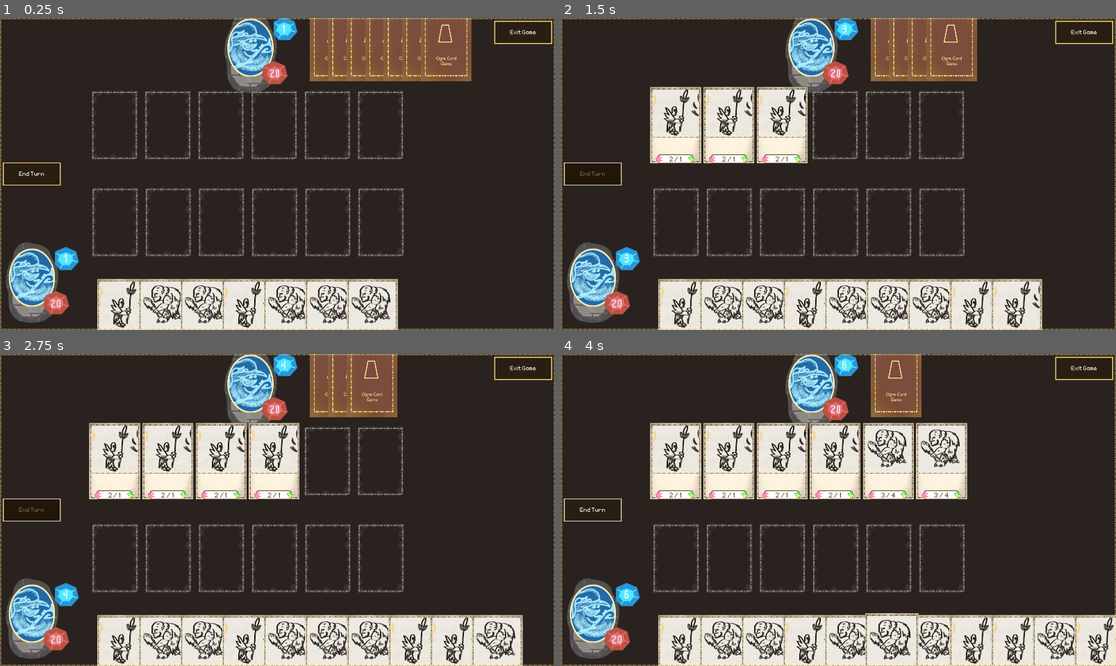
Above: before the commit, frames 1-4 (two rows, left to right).
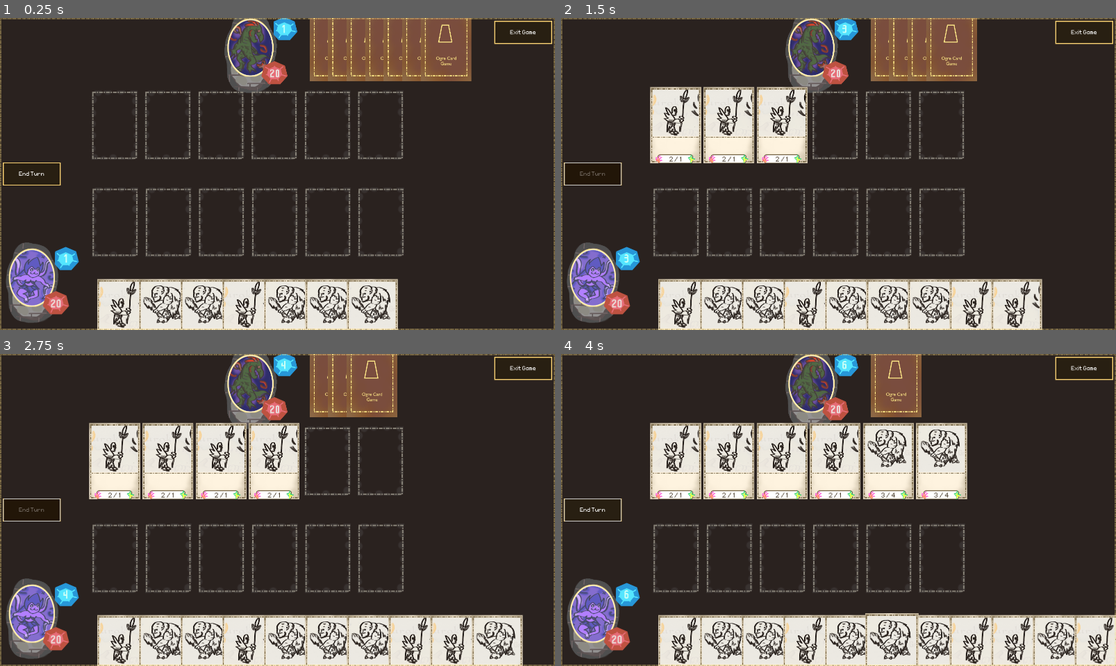
Above: after the commit, the same moments.

Repository: OttoElomaa/Godot-4-Ogre-Card-Game
Game: Godot game, scene res://GameScenes/main.tscn
Two runs of this game, one before a commit and one after it. Both use one fixed random seed, a clock stepped at 60 frames per second and the inputs below.
Inputs (mouse positions are in pixels of both pictures, inside the frame that each line leads up to):
- Up to frame 1 (0.25 s): no input
- Up to frame 2 (1.5 s): click (594, 174) at 0.5 s; click (594, 174) at 1.25 s
- Up to frame 3 (2.75 s): click (33, 510) at 2 s
- Up to frame 4 (4 s): tap Enter at 2.75 s; drag from (683, 653) to (849, 653) at 2.77 s; tap Space at 3.5 s; drag from (727, 653) to (894, 653) at 3.52 s

The runs differ from the first frame. In frame 1, 2.2% of the frame differs, in the area x 1-50%, y 0-93%; in frame 2, 2.2%; in frame 3, 2.2%; in frame 4, 2.2%.

Commit message:
Minor: added player and enemy portraits

Diff:
--- a/GameScenes/main.tscn
+++ b/GameScenes/main.tscn
@@ -1,10 +1,11 @@
-[gd_scene load_steps=14 format=3 uid="uid://d0m41055ikape"]
+[gd_scene load_steps=15 format=3 uid="uid://d0m41055ikape"]
 
 [ext_resource type="Script" uid="uid://b3w556kkvbcar" path="res://GameScenes/main.gd" id="1_8jxey"]
 [ext_resource type="Script" uid="uid://d0w7g3qrh1m43" path="res://GameScenes/cards_manager.gd" id="1_n4faa"]
 [ext_resource type="Script" uid="uid://doyn8i1dunq2s" path="res://GameScenes/battle_system.gd" id="2_8jxey"]
+[ext_resource type="Texture2D" uid="uid://bxb5pb37cma0m" path="res://Art/portrait-hero-01.png" id="3_8s1e5"]
 [ext_resource type="Texture2D" uid="uid://6b1b3mtorr35" path="res://Art/UI-border-ninepatchrect-texture.png" id="3_015nr"]
-[ext_resource type="Texture2D" uid="uid://b1gyte5n4pqp6" path="res://Art/portrait-sorcerer.png" id="3_hffy6"]
+[ext_resource type="Texture2D" uid="uid://m57jecwha7ix" path="res://Art/portrait-adversary-01.png" id="4_bw8dm"]
 [ext_resource type="PackedScene" uid="uid://b7sjbfq7abkga" path="res://GameScenes/tableCardSlot.tscn" id="4_c6j12"]
 [ext_resource type="StyleBox" uid="uid://jqa8dgagawo1" path="res://PanelStyles/SkillBarBoxStyle.tres" id="5_hys5q"]
 [ext_resource type="LabelSettings" uid="uid://4clxhxygbncp" path="res://Fonts/LabelSettingSmallFontWhite.tres" id="6_m0cpn"]
@@ -30,11 +31,11 @@
 
 [node name="PlayerSprite" type="Sprite2D" parent="BattleSystem/Scenery"]
 position = Vector2(138, 1126)
-texture = ExtResource("3_hffy6")
+texture = ExtResource("3_8s1e5")
 
 [node name="EnemySprite" type="Sprite2D" parent="BattleSystem/Scenery"]
 position = Vector2(1080, 131)
-texture = ExtResource("3_hffy6")
+texture = ExtResource("4_bw8dm")
 
 [node name="PlayerResourceHolderSprite" type="Sprite2D" parent="BattleSystem/Scenery"]
 position = Vector2(189, 1141)
Binary file added: Art/art-achra-bestiary.png
Not shown, added: Art/art-achra-bestiary.png.import
Binary file added: Art/portrait-adversary-01.png
Not shown, added: Art/portrait-adversary-01.png.import
Binary file added: Art/portrait-hero-01.png
Not shown, added: Art/portrait-hero-01.png.import
Not shown, added: Art/art-achra-bestiary.pdn
